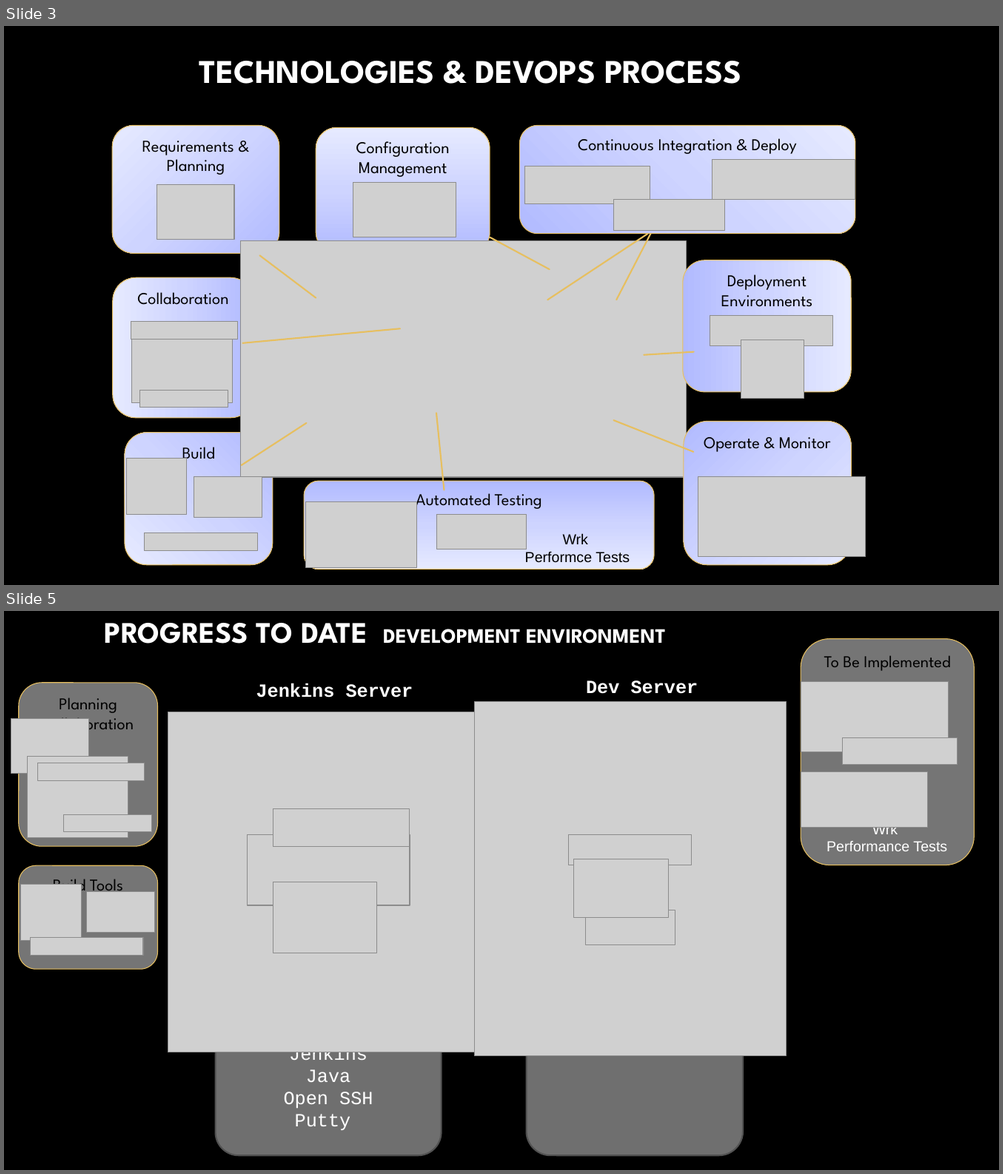
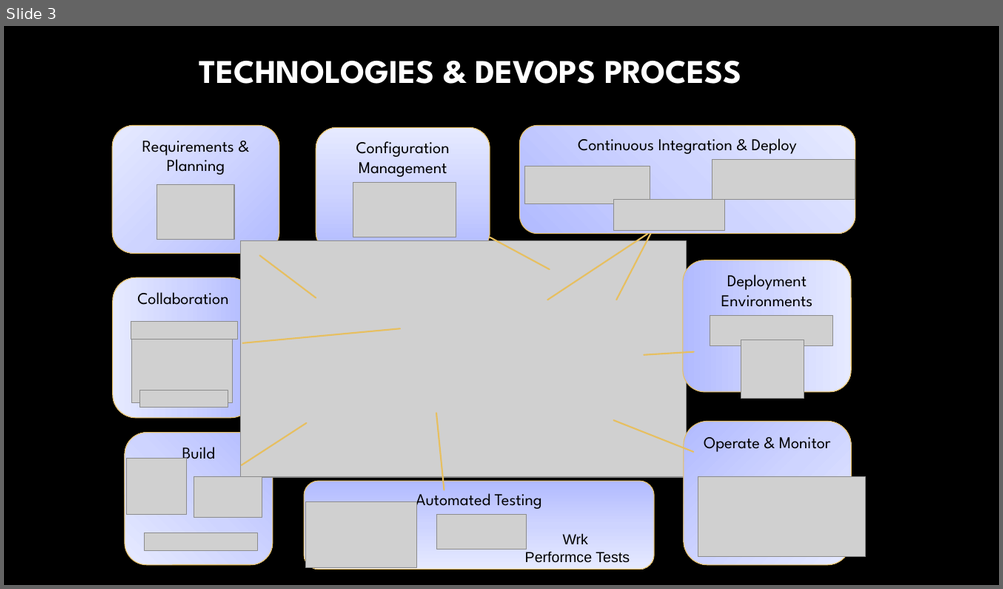
Before and after one commit to rlennon/CrowSoft, a slide deck: Documentation/CrowSoft.pptx. Shown one above the other, each under a label of ours: slides 3 and 5 before the commit, slide 3 after it; the slides between them are not shown. The pictures are 1003x1174 and 1003x589 pixels, drawn with LibreOffice and Linux fonts; fonts in the diff are those of the drawing; grey boxes stand for pictures; background and template pictures are left out. Boxes give left, top, right and bottom in pixels: in the first picture for what was removed or moved away, otherwise in the second. Text is boxed around its words. In the diff, an @@ line names an element or a change of style, - is before the commit and + after.

```diff
--- a/Documentation/CrowSoft.pptx
+++ b/Documentation/CrowSoft.pptx
@@ slide 5 removed at bbox=[4, 611, 999, 1170], background picture (left out) @@
@@ title removed at bbox=[105, 623, 666, 644] @@
-PROGRESS TO DATE DEVELOPMENT ENVIRONMENT
@@ rounded rectangle removed at bbox=[801, 638, 974, 866] @@
-To Be Implemented
@@ rounded rectangle removed at bbox=[19, 683, 158, 847] @@
-Planning
-Collaboration
@@ text removed at bbox=[256, 684, 413, 698] @@
-Jenkins Server
@@ text removed at bbox=[586, 681, 698, 694] @@
-Dev Server
@@ picture removed at bbox=[801, 682, 948, 752] @@
@@ picture removed at bbox=[11, 719, 89, 774] @@
@@ picture removed at bbox=[168, 712, 483, 1053] @@
@@ picture removed at bbox=[474, 701, 786, 1056] @@
@@ picture removed at bbox=[842, 738, 958, 765] @@
@@ picture removed at bbox=[27, 757, 127, 838] @@
@@ picture removed at bbox=[37, 763, 145, 780] @@
@@ picture removed at bbox=[801, 772, 928, 827] @@
@@ picture removed at bbox=[273, 809, 410, 847] @@
@@ picture removed at bbox=[64, 815, 152, 832] @@
@@ text removed at bbox=[826, 823, 947, 851] @@
-Wrk
-Performance Tests
@@ picture removed at bbox=[247, 834, 409, 906] @@
@@ picture removed at bbox=[569, 834, 692, 866] @@
@@ rounded rectangle removed at bbox=[19, 866, 158, 970] @@
-Build Tools
@@ picture removed at bbox=[574, 860, 669, 917] @@
@@ picture removed at bbox=[21, 884, 82, 941] @@
@@ picture removed at bbox=[87, 892, 155, 934] @@
@@ picture removed at bbox=[273, 883, 377, 954] @@
@@ picture removed at bbox=[585, 910, 674, 945] @@
@@ picture removed at bbox=[30, 938, 144, 956] @@
@@ rounded rectangle removed at bbox=[215, 1017, 441, 1156] @@
-Jenkins
-Java
-Open SSH
-Putty
@@ rounded rectangle removed at bbox=[526, 1017, 743, 1156] @@
```
Also in this commit, not shown: 4 slides changed, 3 slides added.
